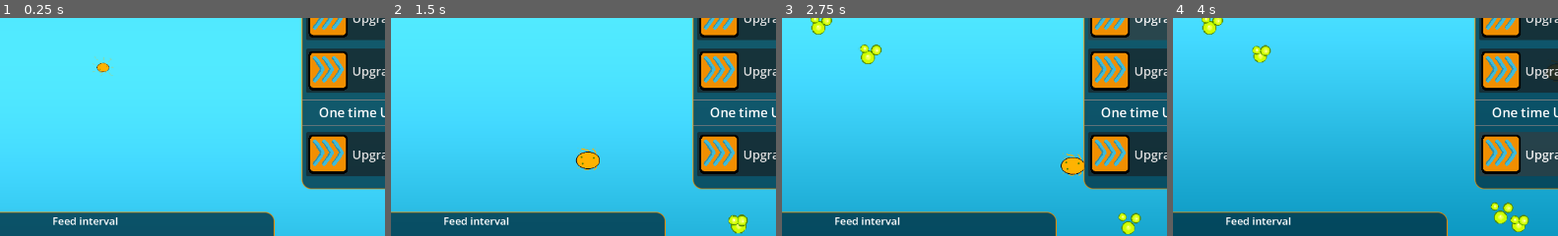
Above: before the commit, frames 1-4 (left to right).
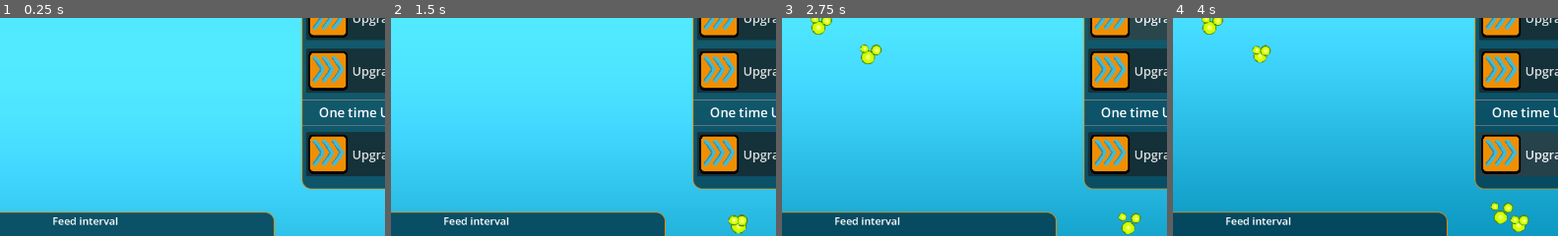
Above: after the commit, the same moments.

Repository: MisterIXI/chili-code-jam-4
Game: Godot game, scene res://entities/game/game_scene.tscn
Two runs of this game, one before a commit and one after it. Both use one fixed random seed, a clock stepped at 60 frames per second and the inputs below. The project has no main scene, so this scene is started directly. The engine's default icon, where the game draws it, is replaced by a stand-in: a white triangle on a blue panel in a dark square.
Inputs:
- Up to frame 1 (0.25 s): no input
- Up to frame 2 (1.5 s): click "Upgrade Bacteria" at 0.5 s; click "Upgrade Bacteria" at 1.25 s
- Up to frame 3 (2.75 s): click "Upgrade Bacteria" at 2 s
- Up to frame 4 (4 s): click "Upgrade Bacteria" at 2.75 s; click "Upgrade Bacteria" at 3.5 s
The pictures show only the part of the screen within x 39-89%, y 43-93%; the shares and areas given below are measured in that part.

The runs differ from the first frame. In frame 1, 0.2% of the frame differs, in the area x 24-30%, y 17-27%; in frame 2, 0.5%, in the area x 47-55%, y 59-70%; in frame 3, 0.5%; in frame 4, less than 0.1%.
Error in both runs: Trying to assign value of type 'CheckButton' to a variable of type 'CheckBox'. (res://entities/ui/game_ui.gd:27)

Commit message:
added smart bacteria

Diff:
--- /dev/null
+++ b/entities/bacteria/smart_bacteria.gd
@@ -0,0 +1,84 @@
+class_name SmartBacteria
+extends RigidBody2D
+@onready var sensing: Area2D = $Sensing
+@onready var spawn_mgr: Spawn_Manager = Spawn_Manager.singleton
+var splitting_cd: float = 0
+var move_cd: float = 0
+var eaten_food: int = 0
+var health: float = 0
+var food_in_range: Array[Food]
+var target_food: Food
+
+func _ready():
+	health = spawn_mgr.start_health
+	splitting_cd = spawn_mgr.cooldown
+
+func _physics_process(delta):
+	_handle_splitting(delta)
+	_handle_movement(delta)
+	_handle_hunger(delta)
+
+func _handle_hunger(delta) -> void:
+	if eaten_food <= 0 and splitting_cd <= 0:
+		health -= delta
+		if health <= 0:
+			queue_free()
+
+func _handle_movement(delta: float) -> void:
+	if target_food and not target_food.is_queued_for_deletion():
+		var speed_mult = spawn_mgr.start_speed / 100
+		speed_mult = 2
+		# turn towards food
+		var angle = transform.x.angle_to(target_food.global_position - global_position)
+		# monkey lerp the angular velocity towards target with 2Pi per second (PI == 180 deg per second)
+		angular_velocity = move_toward(angular_velocity, angle * 2, PI * 2.0 * delta * speed_mult)
+		# speed boost forward
+		move_cd -= delta
+		if move_cd <= 0:
+			move_cd = 1.0 / speed_mult
+			linear_velocity -= transform.y.dot(linear_velocity) / 2.0 * transform.y
+			apply_impulse(transform.x * (25* speed_mult))
+
+
+func _handle_splitting(delta: float) -> void:
+	splitting_cd = max(splitting_cd - delta, 0)
+	if splitting_cd <= 0 and eaten_food > 0:
+		# print("split: ", splitting_cd, "  food: ", eaten_food)
+		# split into two cells
+		spawn_mgr.spawn(global_position)
+		splitting_cd = spawn_mgr.cooldown
+		eaten_food -= 1
+
+func find_closest_food():
+	if food_in_range.size() <= 0:
+		# if no food is in range, set target to null and exit
+		target_food = null
+		return
+	var curr_closest: float
+	curr_closest = food_in_range[0].global_position.distance_squared_to(global_position)
+	target_food = food_in_range[0]
+	for food in food_in_range:
+		var dist_to_food = food.global_position.distance_squared_to(global_position)
+		if dist_to_food < curr_closest:
+			curr_closest = dist_to_food
+			target_food = food
+
+func _on_sensing_area_entered(area: Area2D) -> void:
+	if area is Food:
+		food_in_range.append(area)
+		find_closest_food()
+
+func _on_sensing_area_exited(area: Area2D) -> void:
+	if area is Food:
+		var index = food_in_range.find(area)
+		if index == -1:
+			push_error("index OOB on food area exit")
+		food_in_range.remove_at(index)
+		find_closest_food()
+
+func ate_food() -> void:
+	eaten_food += 1
+	if eaten_food > spawn_mgr.max_food_eaten:
+		# initiate death
+		queue_free()
+	target_food = null
--- /dev/null
+++ b/entities/bacteria/smart_bacteria.tscn
@@ -0,0 +1,38 @@
+[gd_scene format=3 uid="uid://i1afhnqilliw"]
+
+[ext_resource type="SpriteFrames" uid="uid://dkrccksyltqt4" path="res://entities/bacteria/Sprite_Frame_Bacteria_01.tres" id="1_084lk"]
+[ext_resource type="Script" uid="uid://bgx63op0efc6f" path="res://entities/bacteria/smart_bacteria.gd" id="1_f6lps"]
+
+[sub_resource type="CircleShape2D" id="CircleShape2D_f6lps"]
+radius = 23.021729
+
+[sub_resource type="CircleShape2D" id="CircleShape2D_bn0wc"]
+radius = 700.0
+
+[node name="SmartBacteria" type="RigidBody2D" unique_id=328930080]
+collision_mask = 4
+script = ExtResource("1_f6lps")
+
+[node name="AnimatedSprite2D" type="AnimatedSprite2D" parent="." unique_id=905439117]
+modulate = Color(0.94509804, 0.56078434, 0.003921569, 1)
+position = Vector2(0, -5)
+sprite_frames = ExtResource("1_084lk")
+animation = &"idle"
+autoplay = "idle"
+frame = 2
+frame_progress = 0.35123092
+
+[node name="CollisionShape2D" type="CollisionShape2D" parent="." unique_id=275460738]
+shape = SubResource("CircleShape2D_f6lps")
+
+[node name="Sensing" type="Area2D" parent="." unique_id=907799644]
+collision_layer = 0
+collision_mask = 2
+
+[node name="CollisionShape2D" type="CollisionShape2D" parent="Sensing" unique_id=1783610032]
+shape = SubResource("CircleShape2D_bn0wc")
+debug_color = Color(0, 0.6509804, 0.16862746, 0.14509805)
+
+[connection signal="body_entered" from="." to="." method="_on_body_entered"]
+[connection signal="area_entered" from="Sensing" to="." method="_on_sensing_area_entered"]
+[connection signal="area_exited" from="Sensing" to="." method="_on_sensing_area_exited"]
--- a/entities/bacteria/spawn_manager.gd
+++ b/entities/bacteria/spawn_manager.gd
@@ -2,17 +2,20 @@
 class_name Spawn_Manager
 
 const BACTERIA_SCENE = preload("res://entities/test/bubble.tscn")
+const SMART_BACTERIA_SCENE = preload("res://entities/bacteria/smart_bacteria.tscn")
 var stat_spawned_bacterias : int =  1
 
 var start_health : int = 10
 var start_speed  : float = 100
 var cooldown : float = 2.0
+var max_food_eaten: int = 5
 static var singleton
 func _init():
 	singleton = self
 # Called when the node enters the scene tree for the first time.
 func _ready() -> void:
-	_new_bacteria(start_health * 10,start_speed*2,  global_position)
+	# _new_bacteria(start_health * 10,start_speed*2,  global_position)
+	pass
 
 func get_current_bacterias_count() -> int:
 	return get_child_count()
@@ -20,7 +23,9 @@
 func spawn(_pos : Vector2) ->void:
 	# Use range(value) to iterate the requested number of times
 	#for n in range(1):
-	_new_bacteria(start_health,start_speed, _pos)
+	# _new_bacteria(start_health,start_speed, _pos)
+	_new_smart_bacteria(_pos)
+	print("Bacteria#: ", get_child_count())
 
 func _new_bacteria(_start_health : int, _start_speed : float, _pos : Vector2) ->void:
 
@@ -30,3 +35,9 @@
 	_bacteria_scene.setup(_start_health, _start_speed)
 	stat_spawned_bacterias += 1
 		# Defer add_child
+
+func _new_smart_bacteria(pos: Vector2) -> void:
+	var bacteria: SmartBacteria = SMART_BACTERIA_SCENE.instantiate()
+	add_child(bacteria)
+	bacteria.global_position = pos
+	bacteria.health = start_health
--- a/entities/food/food.gd
+++ b/entities/food/food.gd
@@ -1,3 +1,4 @@
+class_name Food
 extends Area2D
 const TWEEN_DURATION : float = 0.35
 var food_amount : int = 1
@@ -6,12 +7,13 @@
 	body_entered.connect(_on_body_entered)
 
 func _on_body_entered(_body: Node2D) ->void:
-	if _body is Bacteria:
+	if _body is Bacteria or _body is SmartBacteria:
 		if !_is_allready_eaten:
 			_is_allready_eaten = true
-			monitorable = false
-			monitoring = false
-			_body.eat(food_amount)
+			# monitorable = false
+			# monitoring = false
+			# _body.eat(food_amount)
+			_body.ate_food()
 			# Tween food getting eaten: bouncy scale to 0 then free
 			_died()
 
--- a/entities/food/food.tscn
+++ b/entities/food/food.tscn
@@ -7,8 +7,7 @@
 radius = 30.066593
 
 [node name="Food" type="Area2D" unique_id=2109523944]
-collision_layer = 0
-collision_mask = 2
+collision_layer = 2
 script = ExtResource("1_tn4ro")
 
 [node name="CollisionShape2D" type="CollisionShape2D" parent="." unique_id=1714297895]
--- /dev/null
+++ b/entities/test_yannik/test_camera.gd
@@ -0,0 +1,11 @@
+extends Camera2D
+
+@onready var spawn_mgr: Spawn_Manager = Spawn_Manager.singleton
+
+var target: Node2D
+
+func _physics_process(delta):
+	if not target or target.is_queued_for_deletion() and spawn_mgr.get_child_count() > 0:
+		target = spawn_mgr.get_child(0)
+	if target:
+		global_position = target.global_position
--- /dev/null
+++ b/entities/test_yannik/yannik_testscene.tscn
@@ -0,0 +1,59 @@
+[gd_scene format=3 uid="uid://cyf3e2sdua44n"]
+
+[ext_resource type="PackedScene" uid="uid://i1afhnqilliw" path="res://entities/bacteria/smart_bacteria.tscn" id="1_3yl65"]
+[ext_resource type="Script" uid="uid://cylit3bor5bo5" path="res://entities/bacteria/spawn_manager.gd" id="2_8vrxk"]
+[ext_resource type="Script" uid="uid://43w5ncglu8mp" path="res://entities/test_yannik/test_camera.gd" id="2_nj8fx"]
+[ext_resource type="PackedScene" uid="uid://bm2qdu4vgow0m" path="res://autoload/food_manager.tscn" id="3_mn17p"]
+
+[sub_resource type="PhysicsMaterial" id="PhysicsMaterial_nj8fx"]
+friction = 0.0
+bounce = 1.0
+
+[sub_resource type="WorldBoundaryShape2D" id="WorldBoundaryShape2D_nj8fx"]
+
+[sub_resource type="WorldBoundaryShape2D" id="WorldBoundaryShape2D_72j42"]
+normal = Vector2(0, 1)
+
+[sub_resource type="WorldBoundaryShape2D" id="WorldBoundaryShape2D_vu6mj"]
+normal = Vector2(-1, 0)
+
+[sub_resource type="WorldBoundaryShape2D" id="WorldBoundaryShape2D_k4vc5"]
+normal = Vector2(1, 0)
+
+[node name="TestScene" type="Node2D" unique_id=222849327]
+
+[node name="Spawn_Manager" type="Node2D" parent="." unique_id=539620619]
+script = ExtResource("2_8vrxk")
+metadata/_custom_type_script = "uid://cylit3bor5bo5"
+
+[node name="Camera2D" type="Camera2D" parent="." unique_id=1037799361]
+zoom = Vector2(0.275, 0.275)
+process_callback = 0
+position_smoothing_enabled = true
+position_smoothing_speed = 4.665
+script = ExtResource("2_nj8fx")
+
+[node name="SmartBacteria" parent="." unique_id=328930080 instance=ExtResource("1_3yl65")]
+linear_damp = 1.0
+
+[node name="Food_Manager" parent="." unique_id=683063397 instance=ExtResource("3_mn17p")]
+
+[node name="SafetyBox" type="StaticBody2D" parent="." unique_id=341692049]
+collision_layer = 5
+physics_material_override = SubResource("PhysicsMaterial_nj8fx")
+
+[node name="CollisionShape2D" type="CollisionShape2D" parent="SafetyBox" unique_id=1920075832]
+position = Vector2(0, 1030)
+shape = SubResource("WorldBoundaryShape2D_nj8fx")
+
+[node name="CollisionShape2D2" type="CollisionShape2D" parent="SafetyBox" unique_id=1797060700]
+position = Vector2(0, -1000)
+shape = SubResource("WorldBoundaryShape2D_72j42")
+
+[node name="CollisionShape2D3" type="CollisionShape2D" parent="SafetyBox" unique_id=187022264]
+position = Vector2(1845, -6)
+shape = SubResource("WorldBoundaryShape2D_vu6mj")
+
+[node name="CollisionShape2D4" type="CollisionShape2D" parent="SafetyBox" unique_id=1928862710]
+position = Vector2(-1826, 3)
+shape = SubResource("WorldBoundaryShape2D_k4vc5")
Not shown, added: entities/bacteria/smart_bacteria.gd.uid
Not shown, added: entities/test_yannik/test_camera.gd.uid
